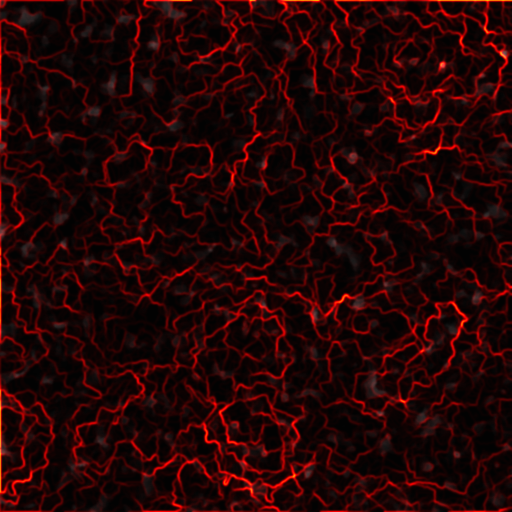
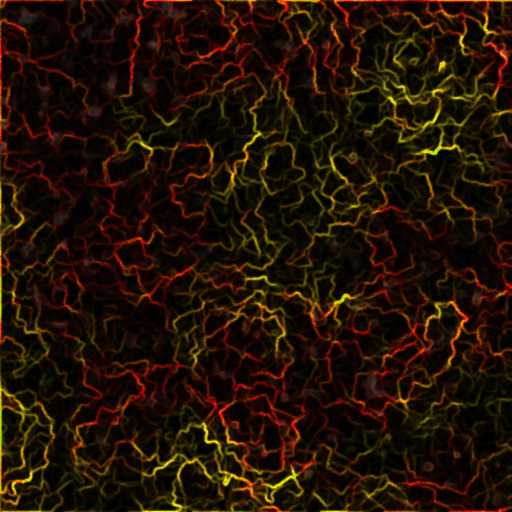
The second 512×512 image is a revision of the first. Changes to its layers:
renamed "Clouds" to "Lava yellow", moved it above "Lava Layer", painted on it, masked it over left=0, top=0, right=512, bottom=512
removed layer "CloudsBG" over left=0, top=0, right=512, bottom=512
removed layer "Background" over left=0, top=0, right=512, bottom=512
